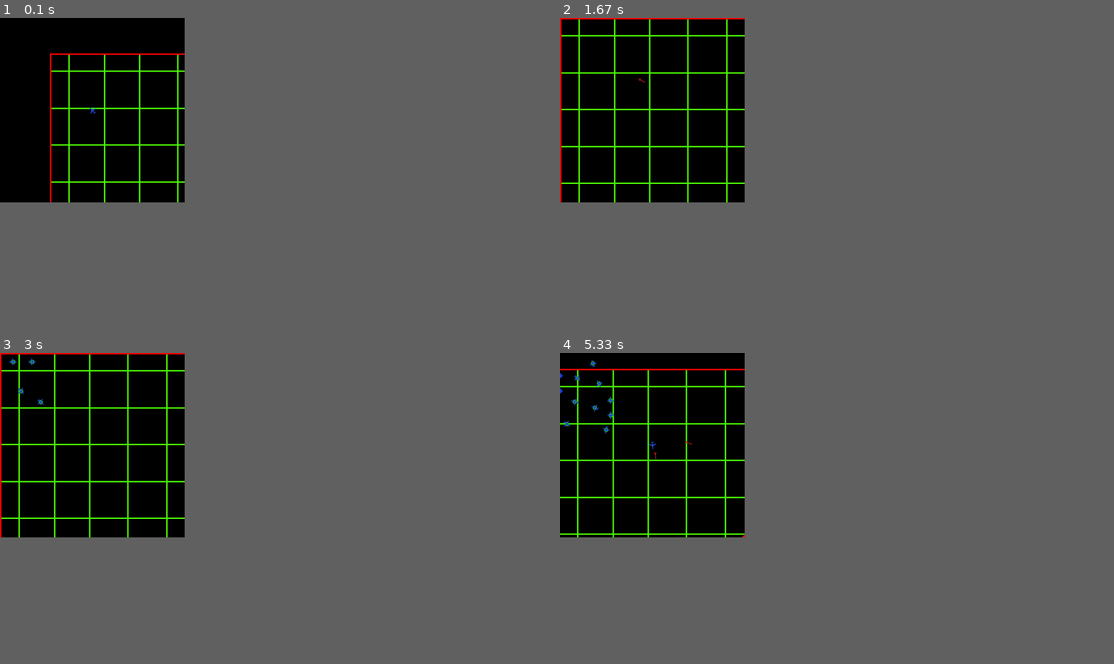
Above: before the commit, frames 1-4 (two rows, left to right).
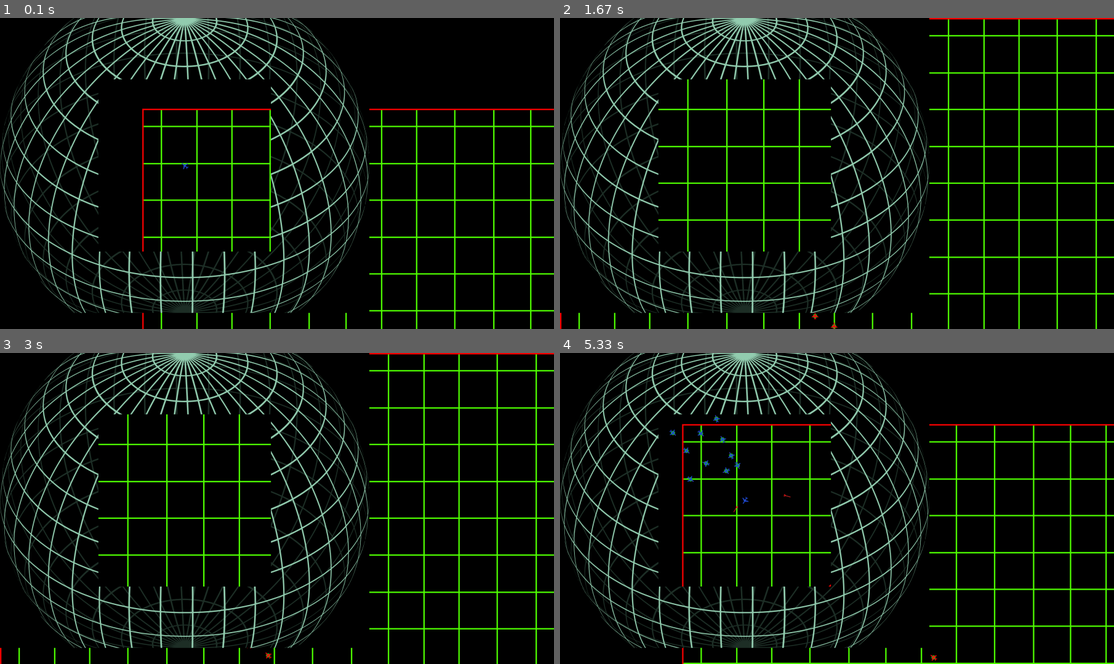
Above: after the commit, the same moments.

Repository: Mi-LeV/AWACS
Game: pygame game, started from main.py
Same seed, same stepped clock (60 frames per second), same inputs: the game is played once before the commit and once after it.
Inputs (mouse positions are in pixels of both pictures, inside the frame that each line leads up to):
- Up to frame 1 (0.1 s): no input
- Up to frame 2 (1.67 s): tap N at 0.33 s; click (892, 241) at 0.77 s; tap K at 1.07, 1.37 s; click (920, 64) at 1.13 s
- Up to frame 3 (3 s): tap K at 1.9, 2.2 s; tap B at 1.98 s; tap Space at 2.9 s
- Up to frame 4 (5.33 s): move the mouse to (626, 440) at 3.23 s; click (626, 440) at 3.33 s; move the mouse to (654, 539) at 3.6 s; tap Space at 3.63, 4.63, 5.07 s; click (654, 539) at 3.7 s; tap B at 3.72, 4.72 s; move the mouse to (670, 402) at 3.9 s; click (670, 402) at 4 s; move the mouse to (681, 542) at 4.23 s; click (681, 542) at 4.33 s; move the mouse to (1036, 580) at 4.6 s; click (1036, 580) at 4.7 s; click (670, 623) at 5.13 s
In our replay, the window is 300x300 before the commit and 900x506 after it. These sizes can differ from the game's own. Grey fills any space a smaller window leaves; there, only what the larger window draws over its background counts as a difference.

The runs differ from the first frame. In frame 1, 17% of the frame differs, in the area x 0-100%, y 0-100%; in frame 2, 17%; in frame 3, 17%; in frame 4, 18%.

Commit message:
ajout de l'overlay

Diff:
--- a/classes.py
+++ b/classes.py
@@ -185,29 +185,35 @@
         for notif in self.notifList:
             if notif.timeAlive > 60:
                 self.delete()
-
         self.timeAlive += 1
         self.goTo()
 
     def goTo(self):
         self.mouse = pygame.mouse.get_pos()
-        self.xVector = self.vectorTo(self.xVector,self.mouse[0])
-        self.yVector = self.vectorTo(self.yVector,self.mouse[1])
+        self.xVector = self.vectorToX(self.xVector,self.mouse[0])
+        self.yVector = self.vectorToY(self.yVector,self.mouse[1])
 
         self.x += self.xVector
         self.y += self.yVector
 
-    def vectorTo(self,vector,mouse):
-        distanceToDest = mouse - var.SCREEN_SIZE/2
+    def vectorToX(self,vector,mouse):
+        distanceToDest = mouse - var.SCREEN_LENGHT/2
         if (vector + distanceToDest)*abs((distanceToDest/1.5)) > 0:
             vector = utility.plafonne((vector + distanceToDest)*abs((distanceToDest/1.5)),self.MAXSPEED,True)
         else:
             vector = utility.plafonne((vector + distanceToDest)*abs((distanceToDest/1.5)),-self.MAXSPEED,False)
-
         return vector
 
+    def vectorToY(self,vector,mouse):
+        distanceToDest = mouse - var.SCREEN_HEIGHT/2
+        if (vector + distanceToDest)*abs((distanceToDest/1.5)) > 0:
+            vector = utility.plafonne((vector + distanceToDest)*abs((distanceToDest/1.5)),self.MAXSPEED,True)
+        else:
+            vector = utility.plafonne((vector + distanceToDest)*abs((distanceToDest/1.5)),-self.MAXSPEED,False)
+        return vector
+
     def turn(self):
-        self.angle = (utility.getBearing((var.SCREEN_SIZE/2,var.SCREEN_SIZE/2),pygame.mouse.get_pos())+90)%360
+        self.angle = (utility.getBearing((var.SCREEN_LENGHT/2,var.SCREEN_HEIGHT/2),pygame.mouse.get_pos())+90)%360
         #calcul de l'angle de l'ojet par rapport à sa dest
         utility.rotate(self,self.angle)# on le tourne de cet angle
 
@@ -386,12 +392,12 @@
 
 class Fond():
     def __init__(self,image):
-        self.image = pygame.image.load(image).convert()
+        self.image = pygame.image.load(image).convert_alpha()
         self.rect = self.image.get_rect()
 
 class Notif():
     def __init__(self,texte,temps,creator):
-        self.font = pygame.font.Font('18 ARMY.otf', 25)
+        self.font = pygame.font.Font('18 ARMY.otf', 30)
         self.corps = self.font.render(texte, True, (255,0,0))
         self.texte = texte
         self.timeAlive = 0
@@ -430,10 +436,10 @@
 class Icon():
     def __init__(self,xy,iconType):
         x,y = xy
-        self.x = utility.plafonne(x,var.SCREEN_SIZE,True)
-        self.x = utility.plafonne(self.x,0,False)-10
-        self.y = utility.plafonne(y,var.SCREEN_SIZE,True)
-        self.y = utility.plafonne(self.y,0,False)-10
+        self.x = utility.plafonne(x,var.SCREEN_SIZE-10,True)
+        self.x = utility.plafonne(self.x,30,False)+300
+        self.y = utility.plafonne(y,var.SCREEN_SIZE-10,True)
+        self.y = utility.plafonne(self.y,30,False)+172
 
         var.refreshIconlist.append(self)
         if iconType == "ennemy":
--- a/main.py
+++ b/main.py
@@ -10,8 +10,20 @@
 
 pygame.init()
 pygame.font.init()
-#fenetre = pygame.display.set_mode((var.SCREEN_SIZE,var.SCREEN_SIZE),pygame.FULLSCREEN)
-fenetre = pygame.display.set_mode((var.SCREEN_SIZE,var.SCREEN_SIZE))
+infoObject = pygame.display.Info()
+fenetre = pygame.display.set_mode((infoObject.current_w, infoObject.current_h),pygame.FULLSCREEN)
+
+if var.SCREEN_TYPE == 43:
+    var.SCREEN_LENGHT = 1280
+    var.SCREEN_HEIGHT = 1024
+    overlay = classes.Fond(var.img_overlay43)
+
+if var.SCREEN_TYPE == 169:
+    var.SCREEN_LENGHT = 1920
+    var.SCREEN_HEIGHT = 1080
+    overlay = classes.Fond(var.img_overlay169)
+
+
 fond = classes.Fond(var.img_fond)
 fondNoir = classes.Fond(var.img_fondNoir)
 
@@ -90,24 +102,29 @@
 
 
     #####fonds, avions,missiles
+
     try:
-        fenetre.blit(fondNoir.image,var.playerList[0].camera.apply(fondNoir.rect,-var.MAP_LIMITS/2,-var.MAP_LIMITS/2))
-        fenetre.blit(fond.image,var.playerList[0].camera.apply(fond.rect))
+        fenetre.blit(fondNoir.image,var.playerList[0].camera.apply(fondNoir.rect,-var.MAP_LIMITS/2+320,-var.MAP_LIMITS/2+192))
+        fenetre.blit(fond.image,var.playerList[0].camera.apply(fond.rect,320,192))
+
 
         for objet in var.refreshList:
-            fenetre.blit(objet.image,var.playerList[0].camera.apply(objet.rect))
+            fenetre.blit(objet.image,var.playerList[0].camera.apply(objet.rect,320,192))
 
     except IndexError:
 
         fenetre.blit(fondNoir.image,(fondNoir.rect[0]-var.MAP_LIMITS/2,fondNoir.rect[0]-var.MAP_LIMITS/2))
         fenetre.blit(fond.image,fond.rect)
 
+
         for objet in var.refreshList:
             fenetre.blit(objet.image,objet.rect)
 
+
     #####HUD
+
     for notif in var.refreshNotifList:
-        fenetre.blit(notif.corps,(50,320))
+        fenetre.blit(notif.corps,(var.SCREEN_LENGHT/2-290,var.SCREEN_HEIGHT/2-300))
 
     try:
         for objet in var.refreshList: #test si un ennemi est hors de vue du joueur
@@ -123,9 +140,13 @@
                     classes.Icon(var.playerList[0].camera.apply((objet.x,objet.y)),"friend")#creation de l'icone
     except IndexError:pass
 
+
     for icon in var.refreshIconlist:
         fenetre.blit(icon.corps,(icon.x,icon.y))#on affiche les icones
         icon.delete()#puis on les delete
+
+    fenetre.blit(overlay.image,overlay.rect)
+
 
     #Rafraichissement
     pygame.display.flip()
--- a/variables.py
+++ b/variables.py
@@ -1,6 +1,9 @@
 MAP_LIMITS = 2000 #2000X2000
 DELAI = 0.05 #secondes
+SCREEN_TYPE = 43
 SCREEN_SIZE = 640 # fenetre en 640X640
+SCREEN_LENGHT = 0
+SCREEN_HEIGHT = 0
 
 refreshList = []
 hitList = []
@@ -10,6 +13,8 @@
 
 img_fond = 'images/img_fond.png'
 img_fondNoir = 'images/img_fondNoir.png'
+img_overlay43 = 'images/img_overlay43.png'
+img_overlay169 = 'images/img_overlay169.png'
 
 img_iconEnnemy = 'images/img_iconEnnemy.png'
 img_iconFriend = 'images/img_iconFriend.png'
Binary file added: images/img_overlay169.png
Binary file added: images/img_overlay43.png
Binary file removed: overlay169.png
Binary file removed: overlay43.png
Not shown, changed: roadmap
